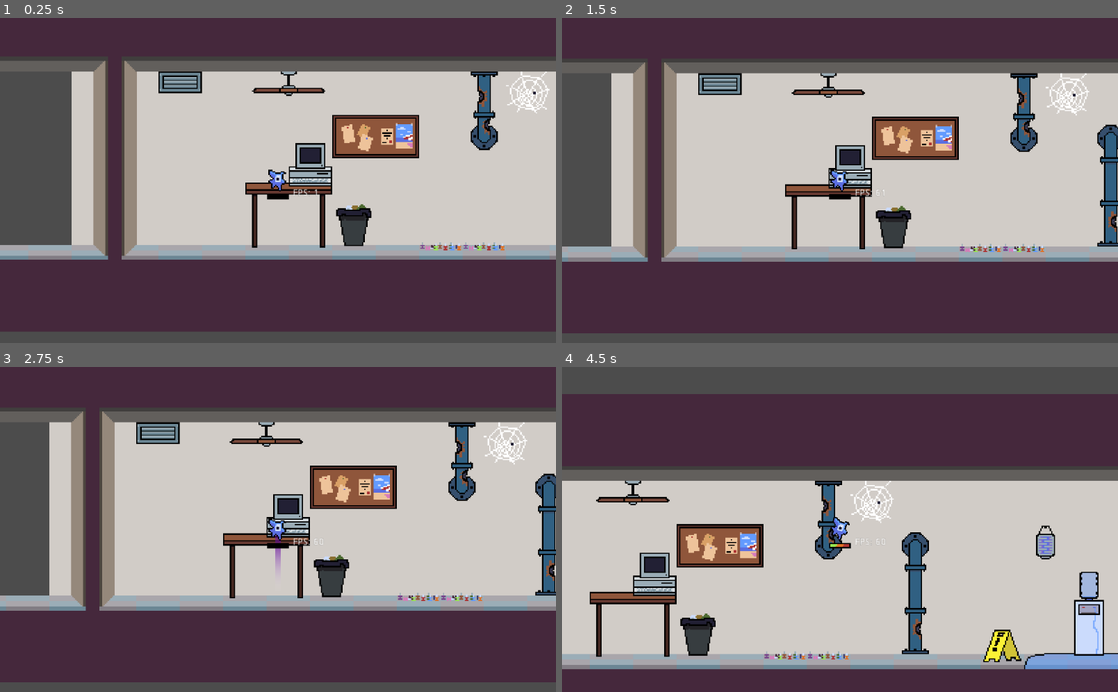
Above: before the commit, frames 1-4 (two rows, left to right).
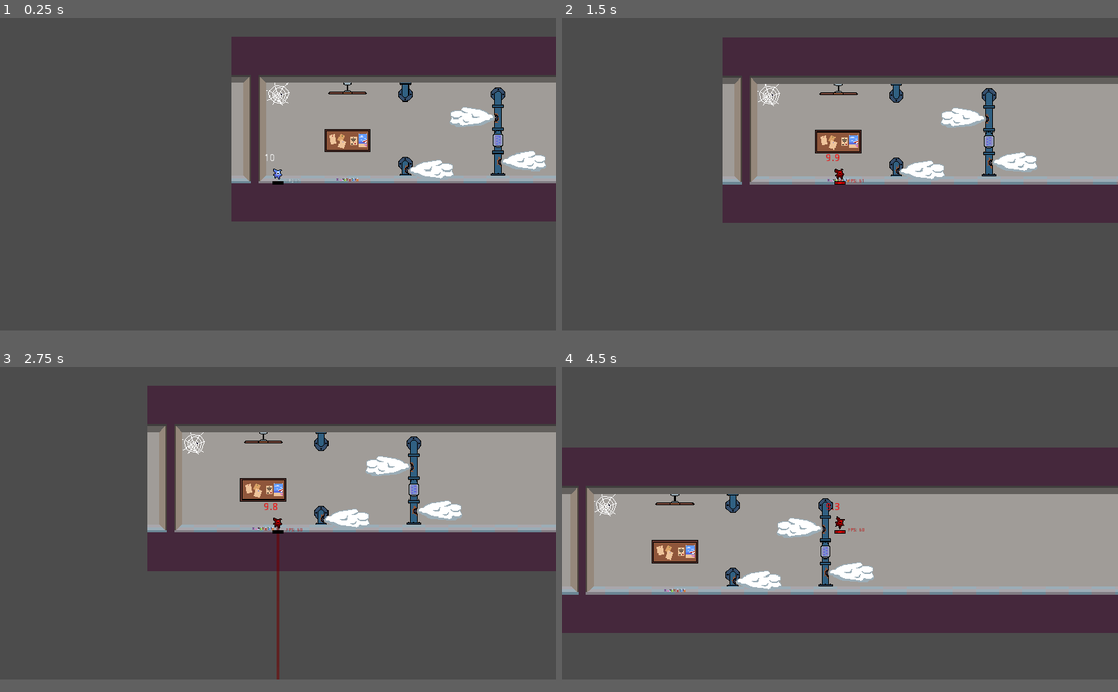
Above: after the commit, the same moments.

Repository: ihascats/sticky-situation
Game: Godot game, scene res://Maps/ResearchStation.tscn
The game is run twice, just before and just after one commit, with the same random seed, the same clock (stepped at 60 frames per second) and the same inputs.
Inputs (mouse positions are in pixels of both pictures, inside the frame that each line leads up to):
- Up to frame 1 (0.25 s): no input
- Up to frame 2 (1.5 s): tap Enter at 0.5 s; move the mouse to (962, 164) at 0.52 s; press the mouse at (962, 164) at 0.53 s; tap Space at 1.25 s; move the mouse to (728, 196) at 1.27 s; release the mouse at (728, 196) at 1.28 s; click (728, 196) at 1.35 s
- Up to frame 3 (2.75 s): tap Enter at 2 s; move the mouse to (333, 458) at 2.02 s; press the mouse at (333, 458) at 2.03 s
- Up to frame 4 (4.5 s): tap Space at 2.75, 4.25 s; move the mouse to (812, 594) at 2.77 s; release the mouse at (812, 594) at 2.78 s; click (812, 594) at 2.85 s; tap Enter at 3.5 s; move the mouse to (1006, 578) at 3.52 s; press the mouse at (1006, 578) at 3.53 s; move the mouse to (673, 480) at 4.27 s; release the mouse at (673, 480) at 4.28 s; click (673, 480) at 4.35 s
In our replay, the window is 800x468 before the commit and 800x450 after it. These sizes can differ from the game's own. Grey fills any space a smaller window leaves; there, only what the larger window draws over its background counts as a difference.

The runs differ from the first frame. In frame 1, 82% of the frame differs, in the area x 0-100%, y 0-97%; in frame 2, 85%, in the area x 0-100%, y 0-98%; in frame 3, 84%; in frame 4, 80%.

Commit message:
Dropping the project

Diff:
--- /dev/null
+++ b/KillZones/Cobweb.tscn
@@ -0,0 +1,20 @@
+[gd_scene load_steps=4 format=2]
+
+[ext_resource path="res://Assets/ObstaclesTileSet.png" type="Texture" id=1]
+[ext_resource path="res://KillZones/KillPlayerOnCollision.gd" type="Script" id=2]
+
+[sub_resource type="CircleShape2D" id=1]
+radius = 12.0
+
+[node name="Cobweb" type="Area2D"]
+script = ExtResource( 2 )
+
+[node name="Sprite" type="Sprite" parent="."]
+position = Vector2( 0, -16 )
+texture = ExtResource( 1 )
+region_enabled = true
+region_rect = Rect2( 96, 32, 32, 32 )
+
+[node name="CollisionShape2D" type="CollisionShape2D" parent="."]
+position = Vector2( 0, -16 )
+shape = SubResource( 1 )
--- /dev/null
+++ b/KillZones/Fan.tscn
@@ -0,0 +1,20 @@
+[gd_scene load_steps=4 format=2]
+
+[ext_resource path="res://Assets/ObstaclesTileSet.png" type="Texture" id=1]
+[ext_resource path="res://KillZones/KillPlayerOnCollision.gd" type="Script" id=2]
+
+[sub_resource type="RectangleShape2D" id=1]
+extents = Vector2( 26, 2 )
+
+[node name="Fan" type="Area2D"]
+script = ExtResource( 2 )
+
+[node name="Sprite" type="Sprite" parent="."]
+position = Vector2( 0, -8 )
+texture = ExtResource( 1 )
+region_enabled = true
+region_rect = Rect2( 64, 0, 64, 16 )
+
+[node name="CollisionShape2D" type="CollisionShape2D" parent="."]
+position = Vector2( 0, -2 )
+shape = SubResource( 1 )
--- /dev/null
+++ b/KillZones/HotAir.tscn
@@ -0,0 +1,20 @@
+[gd_scene load_steps=4 format=2]
+
+[ext_resource path="res://Assets/HotAir.png" type="Texture" id=1]
+[ext_resource path="res://KillZones/KillPlayerOnCollision.gd" type="Script" id=2]
+
+[sub_resource type="RectangleShape2D" id=1]
+extents = Vector2( 31, 13.75 )
+
+[node name="HotAir" type="Area2D"]
+script = ExtResource( 2 )
+
+[node name="Sprite" type="Sprite" parent="."]
+position = Vector2( 0, -14 )
+texture = ExtResource( 1 )
+region_enabled = true
+region_rect = Rect2( 0, 1, 62, 28 )
+
+[node name="CollisionShape2D" type="CollisionShape2D" parent="."]
+position = Vector2( 0, -14 )
+shape = SubResource( 1 )
--- /dev/null
+++ b/KillZones/KillPlayerOnCollision.gd
@@ -0,0 +1,9 @@
+extends Area2D
+
+# Called when the node enters the scene tree for the first time.
+func _ready():
+	var _connect_value = connect("body_entered", self, "kill")
+
+func kill(body):
+	if (body.name == "Luna"):
+		body.die()
--- /dev/null
+++ b/KillZones/Tacks.tscn
@@ -0,0 +1,23 @@
+[gd_scene load_steps=4 format=2]
+
+[ext_resource path="res://Assets/ObstaclesTileSet.png" type="Texture" id=1]
+[ext_resource path="res://KillZones/KillPlayerOnCollision.gd" type="Script" id=2]
+
+[sub_resource type="RectangleShape2D" id=1]
+extents = Vector2( 16, 3 )
+
+[node name="Tacks" type="Area2D"]
+script = ExtResource( 2 )
+__meta__ = {
+"_edit_group_": true
+}
+
+[node name="TackSprite" type="Sprite" parent="."]
+position = Vector2( 0, -4 )
+texture = ExtResource( 1 )
+region_enabled = true
+region_rect = Rect2( 32, 88, 32, 8 )
+
+[node name="CollisionShape2D" type="CollisionShape2D" parent="."]
+position = Vector2( 0, -3 )
+shape = SubResource( 1 )
--- /dev/null
+++ b/KillZones/Zapper.tscn
@@ -0,0 +1,20 @@
+[gd_scene load_steps=4 format=2]
+
+[ext_resource path="res://Assets/ObstaclesTileSet.png" type="Texture" id=1]
+[ext_resource path="res://KillZones/KillPlayerOnCollision.gd" type="Script" id=2]
+
+[sub_resource type="RectangleShape2D" id=1]
+extents = Vector2( 7, 9.5 )
+
+[node name="Zapper" type="Area2D"]
+script = ExtResource( 2 )
+
+[node name="Sprite" type="Sprite" parent="."]
+position = Vector2( 0, -10 )
+texture = ExtResource( 1 )
+region_enabled = true
+region_rect = Rect2( 72, 32, 16, 32 )
+
+[node name="CollisionShape2D" type="CollisionShape2D" parent="."]
+position = Vector2( 0, -9.5 )
+shape = SubResource( 1 )
--- a/Maps/ResearchStation.tscn
+++ b/Maps/ResearchStation.tscn
@@ -1,15 +1,21 @@
-[gd_scene load_steps=22 format=2]
+[gd_scene load_steps=30 format=2]
 
 [ext_resource path="res://Assets/TilesTileSet.png" type="Texture" id=1]
 [ext_resource path="res://Player/Luna.tscn" type="PackedScene" id=2]
+[ext_resource path="res://KillZones/Tacks.tscn" type="PackedScene" id=3]
+[ext_resource path="res://KillZones/Cobweb.tscn" type="PackedScene" id=4]
 [ext_resource path="res://Assets/DecoTileSet.png" type="Texture" id=5]
 [ext_resource path="res://Assets/ObstaclesTileSet.png" type="Texture" id=6]
+[ext_resource path="res://KillZones/Zapper.tscn" type="PackedScene" id=7]
+[ext_resource path="res://KillZones/Fan.tscn" type="PackedScene" id=8]
+[ext_resource path="res://KillZones/HotAir.tscn" type="PackedScene" id=9]
+[ext_resource path="res://Assets/GrassTile.png" type="Texture" id=10]
 
 [sub_resource type="TileSet" id=1]
 5/name = "BackgroundWall"
 5/texture = ExtResource( 1 )
 5/tex_offset = Vector2( 0, 0 )
-5/modulate = Color( 1, 1, 1, 1 )
+5/modulate = Color( 0.764706, 0.764706, 0.764706, 1 )
 5/region = Rect2( 64, 128, 64, 64 )
 5/tile_mode = 0
 5/occluder_offset = Vector2( 0, 0 )
@@ -21,8 +27,8 @@
 5/shapes = [  ]
 5/z_index = 0
 
-[sub_resource type="ConvexPolygonShape2D" id=12]
-points = PoolVector2Array( 20, 4, 20, 4, 20, 0, 44, 0, 44, 4, 64, 4, 64, 64, 0, 64, 0, 4 )
+[sub_resource type="ConvexPolygonShape2D" id=24]
+points = PoolVector2Array( 0, 4, 64, 4, 64, 64, 0, 64 )
 
 [sub_resource type="ConvexPolygonShape2D" id=13]
 points = PoolVector2Array( 16, 0, 48, 0, 48, 40, 16, 40 )
@@ -30,8 +36,8 @@
 [sub_resource type="ConvexPolygonShape2D" id=9]
 points = PoolVector2Array( 0, 4, 64, 4, 64, 64, 0, 64 )
 
-[sub_resource type="ConvexPolygonShape2D" id=14]
-points = PoolVector2Array( 0, 60, 0, 0, 64, 0, 64, 60, 44, 60, 44, 64, 20, 64, 20, 60, 20, 60 )
+[sub_resource type="ConvexPolygonShape2D" id=23]
+points = PoolVector2Array( 64, 60, 0, 60, 0, 0, 64, 0 )
 
 [sub_resource type="ConvexPolygonShape2D" id=10]
 points = PoolVector2Array( 0, 0, 64, 0, 64, 60, 0, 60 )
@@ -65,14 +71,14 @@
 1/navigation_offset = Vector2( 0, 0 )
 1/shape_offset = Vector2( 0, 0 )
 1/shape_transform = Transform2D( 1, 0, 0, 1, 0, 0 )
-1/shape = SubResource( 12 )
+1/shape = SubResource( 24 )
 1/shape_one_way = false
 1/shape_one_way_margin = 1.0
 1/shapes = [ {
 "autotile_coord": Vector2( 0, 0 ),
 "one_way": false,
 "one_way_margin": 1.0,
-"shape": SubResource( 12 ),
+"shape": SubResource( 24 ),
 "shape_transform": Transform2D( 1, 0, 0, 1, 0, 0 )
 } ]
 1/z_index = 0
@@ -107,14 +113,14 @@
 3/navigation_offset = Vector2( 0, 0 )
 3/shape_offset = Vector2( 0, 0 )
 3/shape_transform = Transform2D( 1, 0, 0, 1, 0, 0 )
-3/shape = SubResource( 14 )
+3/shape = SubResource( 23 )
 3/shape_one_way = false
 3/shape_one_way_margin = 1.0
 3/shapes = [ {
 "autotile_coord": Vector2( 0, 0 ),
 "one_way": false,
 "one_way_margin": 1.0,
-"shape": SubResource( 14 ),
+"shape": SubResource( 23 ),
 "shape_transform": Transform2D( 1, 0, 0, 1, 0, 0 )
 } ]
 3/z_index = 0
@@ -715,34 +721,88 @@
 14/shapes = [  ]
 14/z_index = 0
 
+[sub_resource type="ConvexPolygonShape2D" id=26]
+points = PoolVector2Array( 64, 64, 0, 64, 0, 0, 64, 0 )
+
+[sub_resource type="TileSet" id=25]
+0/name = "GrassTile.png 0"
+0/texture = ExtResource( 10 )
+0/tex_offset = Vector2( 0, 0 )
+0/modulate = Color( 1, 1, 1, 1 )
+0/region = Rect2( 0, 0, 64, 64 )
+0/tile_mode = 0
+0/occluder_offset = Vector2( 0, 0 )
+0/navigation_offset = Vector2( 0, 0 )
+0/shape_offset = Vector2( 0, 0 )
+0/shape_transform = Transform2D( 1, 0, 0, 1, 0, 0 )
+0/shape = SubResource( 26 )
+0/shape_one_way = false
+0/shape_one_way_margin = 1.0
+0/shapes = [ {
+"autotile_coord": Vector2( 0, 0 ),
+"one_way": false,
+"one_way_margin": 1.0,
+"shape": SubResource( 26 ),
+"shape_transform": Transform2D( 1, 0, 0, 1, 0, 0 )
+} ]
+0/z_index = 0
+
 [node name="ResearchStation" type="TileMap"]
+position = Vector2( 256, -192 )
 tile_set = SubResource( 1 )
 format = 1
-tile_data = PoolIntArray( 327679, 5, 0, 262144, 5, 0, 262145, 5, 0, 262146, 5, 0, 262147, 5, 0, 262148, 5, 0, 262149, 5, 0, 262150, 5, 0, 262151, 5, 0, 262152, 5, 0, 262153, 5, 0, 393215, 5, 0, 327680, 5, 0, 327681, 5, 0, 327682, 5, 0, 327683, 5, 0, 327684, 5, 0, 327685, 5, 0, 327686, 5, 0, 327687, 5, 0, 327688, 5, 0, 327689, 5, 0 )
+tile_data = PoolIntArray( 327675, 5, 0, 327676, 5, 0, 327677, 5, 0, 327678, 5, 0, 327679, 5, 0, 262144, 5, 0, 262145, 5, 0, 262146, 5, 0, 262147, 5, 0, 262148, 5, 0, 262149, 5, 0, 262150, 5, 0, 262151, 5, 0, 262152, 5, 0, 262153, 5, 0, 262154, 5, 0, 262155, 5, 0, 393211, 5, 0, 393212, 5, 0, 393213, 5, 0, 393214, 5, 0, 393215, 5, 0, 327680, 5, 0, 327681, 5, 0, 327682, 5, 0, 327683, 5, 0, 327684, 5, 0, 327685, 5, 0, 327686, 5, 0, 327687, 5, 0, 327688, 5, 0, 327689, 5, 0, 327690, 5, 0, 327691, 5, 0 )
 
 [node name="Walls" type="TileMap" parent="."]
 position = Vector2( 0, -320 )
 tile_set = SubResource( 22 )
 show_collision = true
 format = 1
-tile_data = PoolIntArray( 589820, 4, 0, 589821, 4, 0, 589822, 4, 0, 589823, 3, 0, 524288, 4, 0, 524289, 4, 0, 524290, 4, 0, 524291, 4, 0, 524292, 4, 0, 524293, 4, 0, 524294, 4, 0, 524295, 4, 0, 524296, 4, 0, 524297, 3, 0, 524298, 4, 0, 524299, 4, 0, 524300, 4, 0, 524301, 4, 0, 524302, 4, 0, 655359, 6, 0, 589833, 7, 0, 720895, 6, 0, 655369, 9, 0, 786428, 2, 0, 786429, 2, 0, 786430, 2, 0, 786431, 1, 0, 720896, 2, 0, 720897, 2, 0, 720898, 2, 0, 720899, 2, 0, 720900, 2, 0, 720901, 2, 0, 720902, 2, 0, 720903, 2, 0, 720904, 2, 0, 720905, 1, 0, 720906, 2, 0, 720907, 2, 0, 720908, 2, 0, 720909, 2, 0, 720910, 2, 0 )
+tile_data = PoolIntArray( 589819, 3, 0, 589820, 4, 0, 589821, 4, 0, 589822, 4, 0, 589823, 4, 0, 524288, 4, 0, 524289, 4, 0, 524290, 4, 0, 524291, 4, 0, 524292, 4, 0, 524293, 4, 0, 524294, 4, 0, 524295, 4, 0, 524296, 4, 0, 524297, 4, 0, 524298, 4, 0, 524299, 536870915, 0, 655355, 6, 0, 589835, 536870918, 0, 720891, 6, 0, 655371, 536870921, 0, 786427, 1, 0, 786428, 2, 0, 786429, 2, 0, 786430, 2, 0, 786431, 2, 0, 720896, 2, 0, 720897, 2, 0, 720898, 2, 0, 720899, 2, 0, 720900, 2, 0, 720901, 2, 0, 720902, 2, 0, 720903, 2, 0, 720904, 2, 0, 720905, 2, 0, 720906, 2, 0, 720907, 536870913, 0 )
 
 [node name="Deco" type="TileMap" parent="."]
 tile_set = SubResource( 5 )
 cell_size = Vector2( 32, 32 )
 format = 1
-tile_data = PoolIntArray( 524288, 0, 0, 589827, 15, 0, 589828, 4, 0, 589829, 5, 0, 589840, 6, 0, 589841, 7, 0, 655362, 12, 0, 655363, 10, 0, 720898, 13, 0, 720899, 11, 0, 720900, 14, 0 )
+tile_data = PoolIntArray( 720890, 4, 0, 720891, 5, 0 )
 
 [node name="Obstacles" type="TileMap" parent="."]
 tile_set = SubResource( 8 )
 cell_size = Vector2( 32, 32 )
 format = 1
-tile_data = PoolIntArray( 524290, 12, 0, 524291, 13, 0, 524295, 536870916, 0, 524296, 7, 0, 589831, 5, 0, 589833, 0, 0, 589836, 14, 0, 589844, 7, 0, 655369, 2, 0, 655373, 9, 0, 720902, 6, 0, 720903, 6, 0, 720905, 1073741828, 0, 720907, 8, 0, 720908, 10, 0, 720910, 11, 0 )
+tile_data = PoolIntArray( 589821, 1073741824, 0, 524289, 536870912, 0, 589825, 536870913, 0, 655361, 1073741826, 0, 786429, 1073741829, 0, 720897, 1073741828, 0 )
+
+[node name="Outside" type="TileMap" parent="."]
+tile_set = SubResource( 25 )
+format = 1
+tile_data = PoolIntArray( 393228, 536870912, 0, 393229, 536870912, 0, 393230, 536870912, 0, 393231, 536870912, 0, 393232, 536870912, 0, 393233, 536870912, 0, 393234, 536870912, 0, 393235, 536870912, 0, 393236, 536870912, 0, 393237, 536870912, 0 )
 
 [node name="Luna" parent="." instance=ExtResource( 2 )]
-position = Vector2( 88, 320 )
+position = Vector2( -256, 368 )
 z_index = 2
 
 [node name="CanvasModulate" type="CanvasModulate" parent="."]
 visible = false
 color = Color( 0.756863, 0.6, 0.835294, 1 )
+
+[node name="Tacks" parent="." instance=ExtResource( 3 )]
+position = Vector2( -160, 392 )
+
+[node name="Cobweb" parent="." instance=ExtResource( 4 )]
+position = Vector2( -256, 288 )
+
+[node name="Zapper" parent="." instance=ExtResource( 7 )]
+position = Vector2( 48, 346 )
+
+[node name="Fan" parent="." instance=ExtResource( 8 )]
+position = Vector2( -160, 272 )
+
+[node name="HotAir" parent="." instance=ExtResource( 9 )]
+position = Vector2( -44, 390 )
+
+[node name="HotAir2" parent="." instance=ExtResource( 9 )]
+position = Vector2( 84, 378 )
+
+[node name="HotAir3" parent="." instance=ExtResource( 9 )]
+position = Vector2( 12, 317 )
+scale = Vector2( -1, 1 )
--- a/Player/Luna.gd
+++ b/Player/Luna.gd
@@ -6,9 +6,16 @@
 var mouse_press_position = Vector2.ZERO
 var mouse_release_position = Vector2.ZERO
 var charge_up
+var seconds = Timer.new()
+const TIME_LIMIT = 10
 
 # Called when the node enters the scene tree for the first time.
 func _ready():
+	add_child(seconds)
+	seconds.wait_time = 0.1
+	seconds.start()
+	seconds.paused = true
+	seconds.connect("timeout", $TimerDisplay, "set_timer", [TIME_LIMIT])
 	sleeping = true
 
 # Called every frame. 'delta' is the elapsed time since the previous frame.
@@ -27,13 +34,14 @@
 			$Trajectory/TrajectoryLine.clear_points()
 			mouse_release_position = get_global_mouse_position()
 			launch_player()
+			seconds.paused = false
 
 	# if mouse is not being pressed, player is not sleeping, and velocity is 0, stick the player
 	if !sleeping && !Input.is_action_pressed("mouse_down") && linear_velocity == Vector2.ZERO:
 		stick({})
 
 func launch_player():
-	var launch_direction = direction.rotated($LunaSprite.rotation)
+	var launch_direction = direction.normalized().rotated($LunaSprite.rotation)
 	var launch_force = launch_direction * ((1 - charge_up) * launch_force_magnitude)
 	apply_impulse(Vector2.ZERO, launch_force)
 
@@ -43,13 +51,17 @@
 	charge_up = 1
 	$ChargeUp/ShowCharge.scale.x = charge_up
 	$Trajectory/TrajectoryLine.clear_points()
+	seconds.paused = true
 
 func update_trajectory(dir: Vector2, speed: float, gravity: float, delta: float) -> void:
 	$Trajectory/TrajectoryLine.clear_points()
-	var max_trajectory_points = 20
+	var max_trajectory_points = 200
 	var pos: Vector2 = Vector2.ZERO
-	var vel = dir.rotated($LunaSprite.rotation) * speed * (1 - charge_up)
+	var vel = dir.normalized().rotated($LunaSprite.rotation) * speed * (1 - charge_up)
 	for _n in range(max_trajectory_points):
 		vel.y += gravity * 100 * delta
 		pos += vel * delta
 		$Trajectory/TrajectoryLine.add_point(pos)
+
+func die():
+	modulate = Color(1, 0, 0)
--- a/Player/Luna.tscn
+++ b/Player/Luna.tscn
@@ -6,12 +6,12 @@
 [ext_resource path="res://Assets/ChargeBar.png" type="Texture" id=4]
 [ext_resource path="res://Assets/NoCharge.png" type="Texture" id=5]
 [ext_resource path="res://Player/FpsCounter.gd" type="Script" id=6]
+[ext_resource path="res://Player/TimerDisplay.gd" type="Script" id=7]
 
 [sub_resource type="CircleShape2D" id=1]
 radius = 6.0
 
 [sub_resource type="Gradient" id=2]
-offsets = PoolRealArray( 0.320197, 1 )
 colors = PoolColorArray( 0.414874, 0.0572052, 0.636719, 0.572549, 1, 1, 1, 0 )
 
 [node name="Luna" type="RigidBody2D"]
@@ -20,7 +20,7 @@
 contacts_reported = 1
 contact_monitor = true
 script = ExtResource( 2 )
-launch_force_magnitude = 500
+launch_force_magnitude = 600
 
 [node name="LunaSprite" type="Sprite" parent="."]
 texture = ExtResource( 1 )
@@ -66,4 +66,12 @@
 gradient = SubResource( 2 )
 texture_mode = 2
 
+[node name="TimerDisplay" type="Label" parent="."]
+margin_left = -20.0
+margin_top = -29.0
+margin_right = 20.0
+margin_bottom = -15.0
+text = "10"
+script = ExtResource( 7 )
+
 [connection signal="body_entered" from="." to="." method="stick"]
--- /dev/null
+++ b/Player/TimerDisplay.gd
@@ -0,0 +1,21 @@
+extends Label
+
+
+# Declare member variables here. Examples:
+# var a = 2
+# var b = "text"
+var time_elapsed = 0
+
+# Called when the node enters the scene tree for the first time.
+func _ready():
+	pass # Replace with function body.
+
+
+func set_timer(max_time):
+	time_elapsed += 0.1
+	if time_elapsed >= 10:
+		time_elapsed = 10
+		text = str(max_time - time_elapsed)
+		get_parent().die()
+		return
+	text = str(max_time - time_elapsed)
--- a/project.godot
+++ b/project.godot
@@ -26,7 +26,11 @@
 
 [display]
 
+window/size/width=1920
+window/size/height=1080
 window/vsync/use_vsync=false
+window/stretch/mode="2d"
+window/stretch/aspect="keep"
 
 [editor]
 
Binary file added: Assets/GrassTile.png
Not shown, added: Assets/GrassTile.png.import
Binary file added: Assets/HotAir.png
Not shown, added: Assets/HotAir.png.import
Not shown: 1 places in Player/Luna.tscn that only renumber resources
